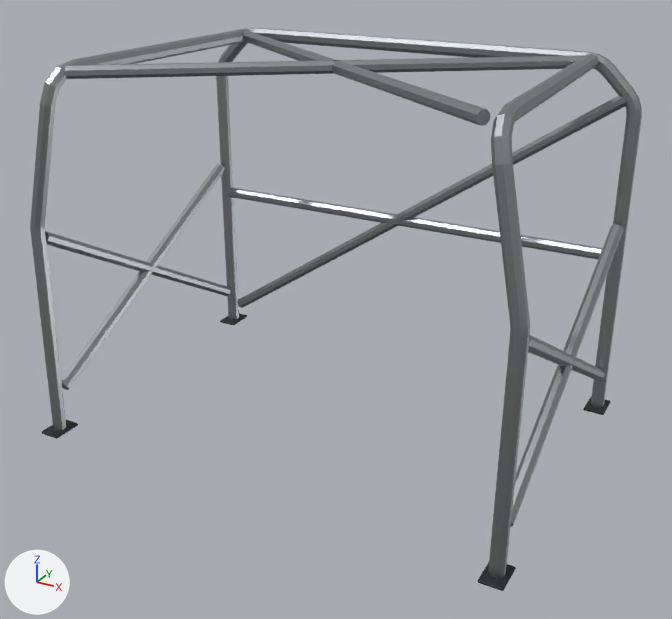
The glTF model assets/parts/interior/roll_cage_welded/strada_evo.glb as it was, and as the next commit left it.
Before and after are seen from a 50 mm camera at (1.33, -2.64, 1.07) aimed at (0.02, -0.27, -0.11). The lights are fixed; the arrows at lower left show +X, +Y and +Z. The older version comes first. Vertices at exactly the same position are counted once.

Objects in the first picture: 'model'.
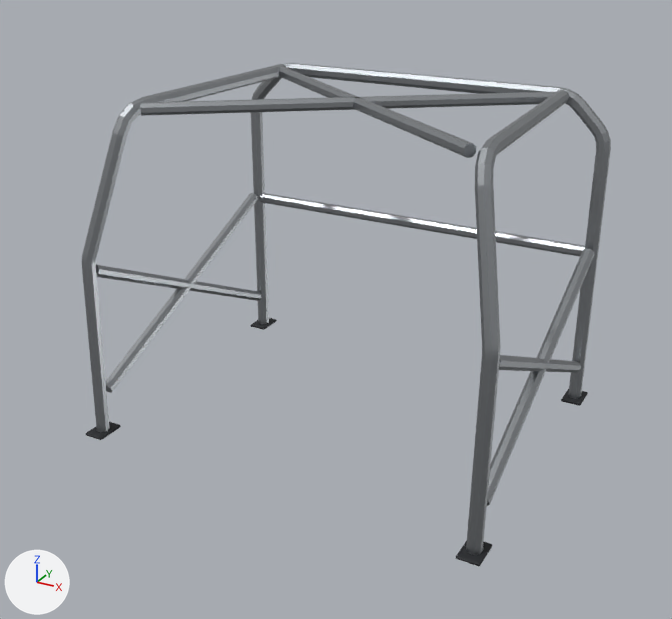
Changed parts and their boxes [x1, y1, x2, y2] in the pictures (672 x 619 px; the box of a moved part takes in the faces that stretch with it):
'model', reshaped, moved, rescaled (14% narrower, 11% shorter): before [30, 28, 642, 591]; after [82, 63, 611, 566]
part 1 of me_model, moved or reshaped: before [511, 224, 623, 526]; after [487, 248, 594, 506]
part 2 of me_model, moved or reshaped: before [528, 335, 605, 381]; after [499, 355, 581, 373]
part 3 of me_model, moved or reshaped: before [61, 164, 225, 390]; after [106, 193, 258, 393]
part 4 of me_model, moved or reshaped: before [45, 231, 231, 296]; after [96, 265, 261, 301]
part 5 of me_model, moved or reshaped: before [65, 56, 584, 79]; after [140, 92, 556, 116]
part 6 of me_model, moved or reshaped: before [243, 31, 490, 126]; after [278, 66, 476, 158]
part 7 of me_model, moved or reshaped: before [227, 188, 603, 259]; after [259, 193, 585, 256]
part 8 of me_model, moved or reshaped: before [583, 396, 611, 415]; after [561, 389, 588, 406]
part 9 of me_model, moved or reshaped: before [220, 313, 247, 325]; after [250, 318, 277, 330]
part 10 of me_model, moved or reshaped: before [477, 563, 516, 591]; after [456, 541, 492, 566]
part 11 of me_model, moved or reshaped: before [42, 420, 78, 439]; after [85, 422, 121, 440]
part 12 of me_model, rebuilt (15% narrower, 11% shorter): before [216, 28, 642, 407]; after [251, 63, 611, 399]
part 13 of me_model, rebuilt (7% narrower, 12% shorter): before [488, 53, 599, 579]; after [466, 90, 569, 555]
part 14 of me_model, rebuilt (8% narrower, 9% shorter): before [30, 28, 251, 431]; after [82, 64, 286, 432]
part 15 of me_model, deleted: before [237, 96, 626, 308]

The change in detail:
me_model is used by ob_model.
me_model had 590 vertices, 1120 faces and spanned x -1.0..1.0, y -0.7..0.7, z -0.75..0.75.
me_model now has 572 vertices, 1088 faces and spans x -1.0..1.0, y -0.78..0.78, z -0.78..0.78.
me_model part 1: the loose piece of 18 vertices spanning x 0.93..0.98, y -0.6..0.6, z -0.59..0.11 is scaled about its middle by (1.14, 1.12, 0.934), then moved by (-0.01, 0.0, -0.03).
me_model part 2: the loose piece of 18 vertices spanning x 0.93..0.98, y -0.6..0.6, z -0.59..0.11 is scaled about its middle by (1.14, 1.12, 0.934), then moved by (-0.01, 0.0, -0.03).
me_model part 3: the loose piece of 18 vertices spanning x -0.98..-0.93, y -0.6..0.6, z -0.59..0.11 is scaled about its middle by (1.14, 1.12, 0.934), then moved by (0.01, 0.0, -0.03).
me_model part 4: the loose piece of 18 vertices spanning x -0.98..-0.93, y -0.6..0.6, z -0.59..0.11 is scaled about its middle by (1.14, 1.12, 0.934), then moved by (0.01, 0.0, -0.03).
me_model part 5: the loose piece of 18 vertices spanning x -0.79..0.79, y -0.57..0.59, z 0.7..0.74 is scaled about its middle by (0.96, 0.997, 1.14), then moved by (0.0, 0.07, 0.03).
me_model part 6: the loose piece of 18 vertices spanning x -0.79..0.79, y -0.57..0.59, z 0.7..0.74 is scaled about its middle by (0.96, 0.997, 1.14), then moved by (0.0, 0.07, 0.03).
me_model part 7: the loose piece of 18 vertices spanning x -0.96..0.96, y 0.61..0.66, z -0.07..-0.03 is moved by (0.0, 0.08, 0.06).
me_model part 8: the loose piece of 34 vertices spanning x 0.91..1.0, y 0.57..0.7, z -0.75..-0.73 is scaled about its middle by (1.14, 1.14, 1.13), then moved by (-0.01, 0.08, -0.03).
me_model part 9: the loose piece of 34 vertices spanning x -1.0..-0.91, y 0.57..0.7, z -0.75..-0.73 is scaled about its middle by (1.14, 1.14, 1.13), then moved by (0.01, 0.08, -0.03).
me_model part 10: the loose piece of 34 vertices spanning x 0.91..1.0, y -0.7..-0.57, z -0.75..-0.73 is scaled about its middle by (1.14, 1.14, 1.13), then moved by (-0.01, -0.08, -0.03).
me_model part 11: the loose piece of 34 vertices spanning x -1.0..-0.91, y -0.7..-0.57, z -0.75..-0.73 is scaled about its middle by (1.14, 1.14, 1.13), then moved by (0.01, -0.08, -0.03).
me_model part 12: the loose piece of 146 vertices spanning x -0.98..0.98, y 0.61..0.66, z -0.74..0.74 is rebuilt with 146 vertices and now spans x -0.98..0.98, y 0.68..0.74, z -0.78..0.78.
me_model part 13: the loose piece of 82 vertices spanning x 0.75..0.98, y -0.66..0.6, z -0.74..0.75 is rebuilt with 82 vertices and now spans x 0.72..0.98, y -0.74..0.67, z -0.78..0.78.
me_model part 14: the loose piece of 82 vertices spanning x -0.98..-0.75, y -0.66..0.6, z -0.74..0.75 is rebuilt with 82 vertices and now spans x -0.98..-0.72, y -0.74..0.67, z -0.78..0.78.
me_model part 15: the loose piece of 18 vertices spanning x -0.92..0.94, y 0.61..0.66, z -0.66..0.61 is deleted.
Object 'model' (ob_model) moves from (0.0, -0.244, 0.0629) to (0.0, -0.157, -0.0153).
Object 'model' (ob_model) is rescaled from (0.792, 0.792, 0.792) to (0.695, 0.695, 0.695).
